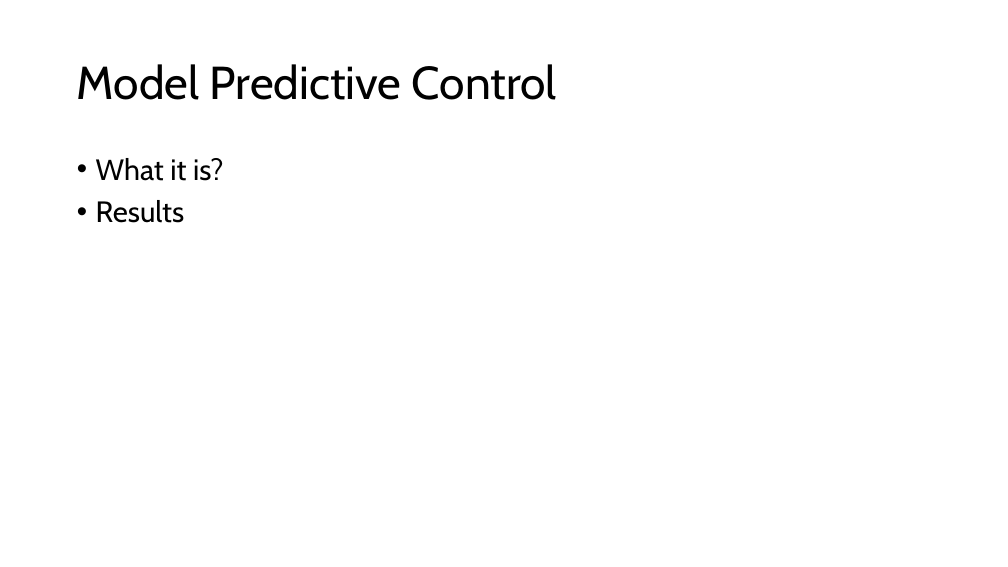
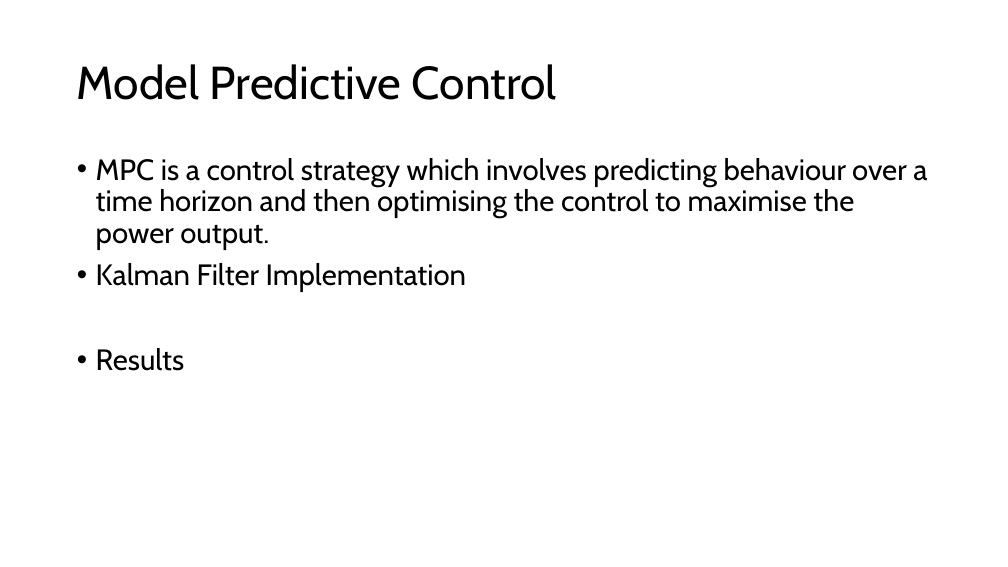
Before and after one commit to lbuckley-jpg/MDM2-Project-2, a slide deck: slide 13 of Presentation/wave_energy_presentation.pptx (slide 11 before the commit). Drawn at 1008x567 pixels with LibreOffice and Linux fonts; fonts in the diff are those of the drawing. Boxes give left, top, right and bottom in pixels: in the first picture for what was removed or moved away, otherwise in the second. Text is boxed around its words. In the diff, an @@ line names an element or a change of style, - is before the commit and + after.

```diff
--- a/Presentation/wave_energy_presentation.pptx
+++ b/Presentation/wave_energy_presentation.pptx
@@ text at (96, 158, 927, 292): text changed @@
-• What it is?
+• MPC is a control strategy which involves predicting behaviour over a time horizon and then optimising the control to maximise the power output.
+• Kalman Filter Implementation
```
Also in this commit, not shown: 3 other slides changed, 3 slides added, 31 other files.
